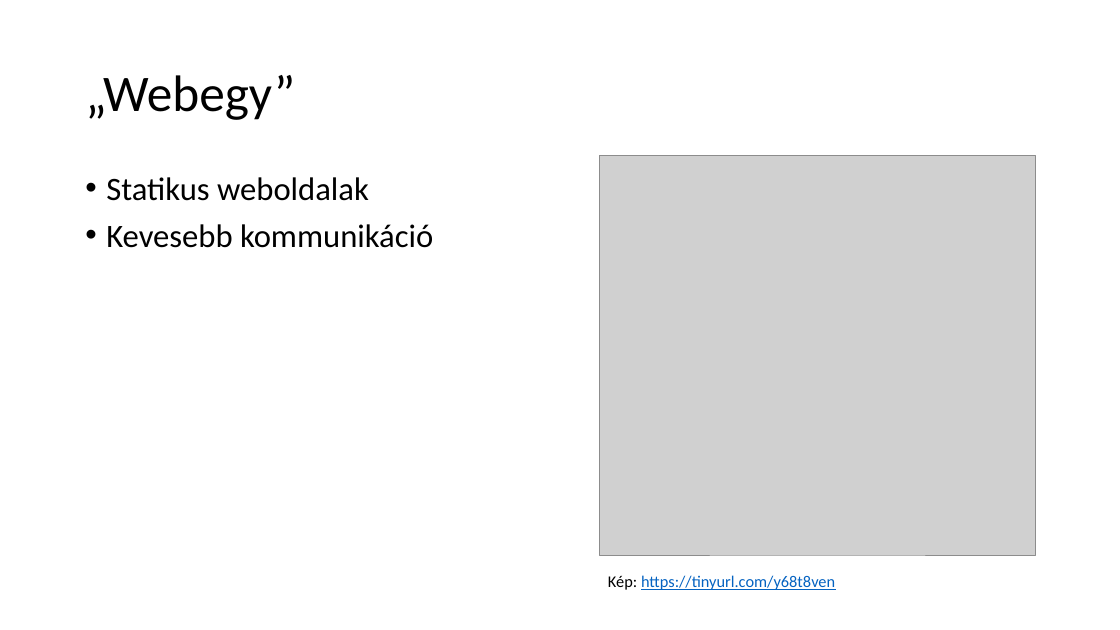
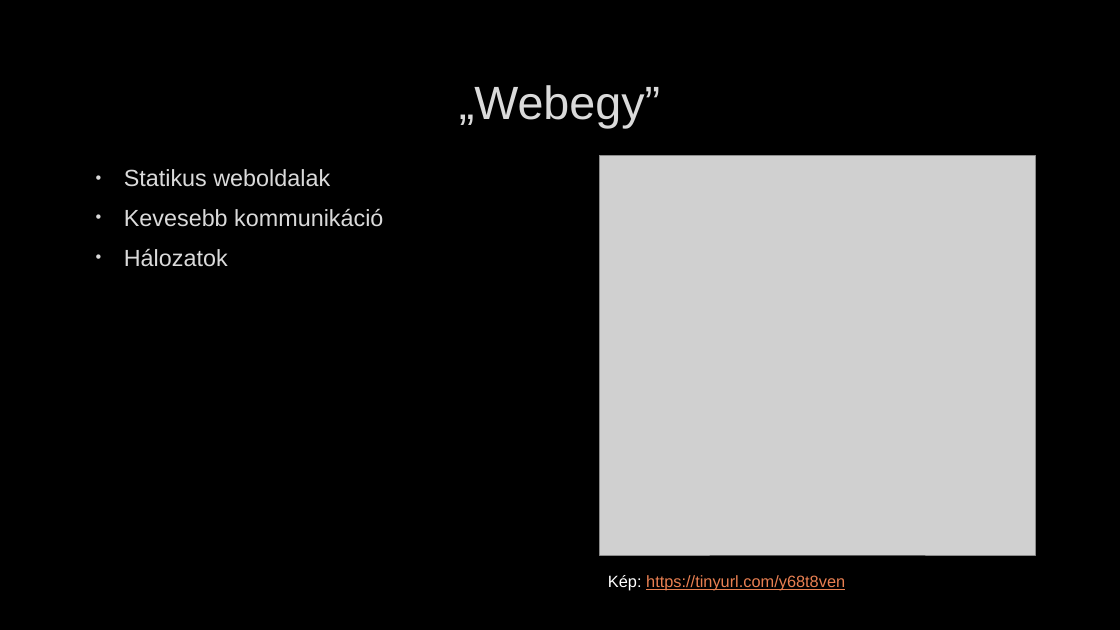
Before and after one commit to UtasiB/IKTesWEB, a slide deck: slide 2 of Web 2.0.pptx. Drawn at 1120x630 pixels with LibreOffice and Linux fonts; fonts in the diff are those of the drawing; grey boxes stand for pictures; background and template pictures are left out. Boxes give left, top, right and bottom in pixels: in the first picture for what was removed or moved away, otherwise in the second. Text is boxed around its words. In the diff, an @@ line names an element or a change of style, - is before the commit and + after.

```diff
--- a/Web 2.0.pptx
+++ b/Web 2.0.pptx
@@ background #FFFFFF to picture (left out) @@
@@ title "„Webegy”": place and size @@
-title "„Webegy”" at (85, 75, 295, 120)
+title "„Webegy”" at (459, 85, 660, 128)
@@ title "„Webegy”" at (459, 85, 660, 128): size 44 to 40 pt, font Calibri to Arial, text colour #000000 to #DADADA, letter outline none to #404040 0.75 pt; alignment left to centre; line spacing 0.9 to 1 @@
@@ text "Statikus weboldalak": place and size @@
-text "Statikus weboldalak" at (106, 177, 433, 248)
+text "Statikus weboldalak" at (124, 169, 383, 267)
@@ text at (124, 169, 383, 227): size 28 to 20 pt, font Calibri to Arial, text colour #000000 to #DADADA, letter outline none to #404040 0.75 pt in "Statikus weboldalak", "Kevesebb kommunikáció"; indent changed; line spacing 0.9 to 1 @@
@@ text at (124, 248, 228, 267): paragraph added @@
+• Hálozatok
@@ text "Kép: https://tinyurl.com/y68t8ven" at (608, 575, 845, 591): font Calibri to Arial; text colour #000000 to #FFFFFF in "Kép:"; text colour #0563C1 to #E98052 in "https://tinyurl.com/y68t8ven" @@
```
Also in this commit, not shown: 6 other slides changed, 3 slides added, 2 slides removed, 1 other file.
